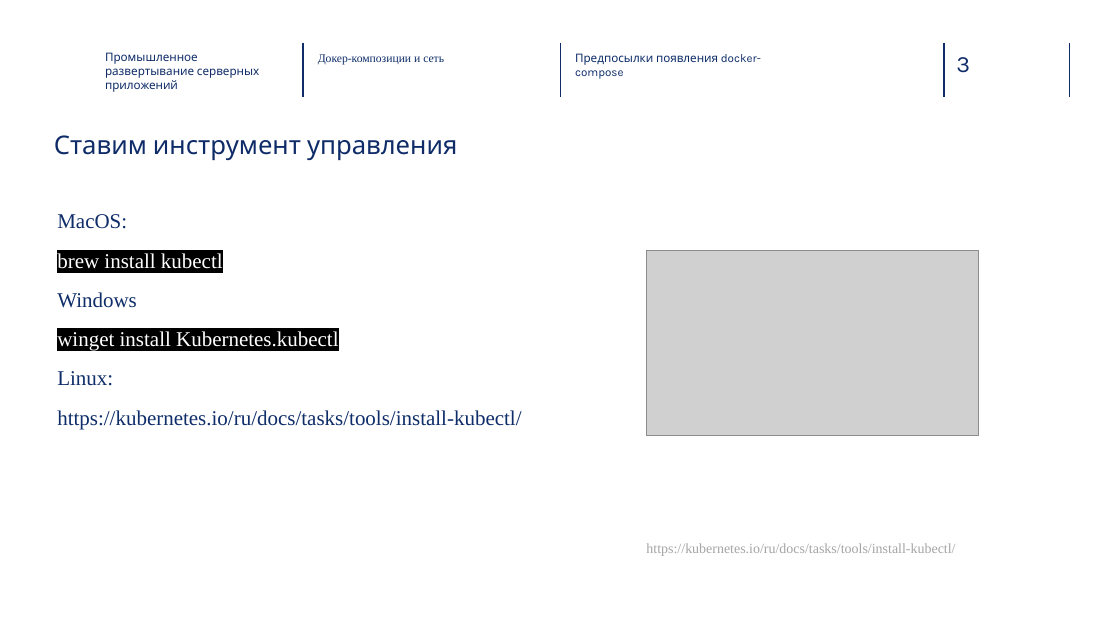
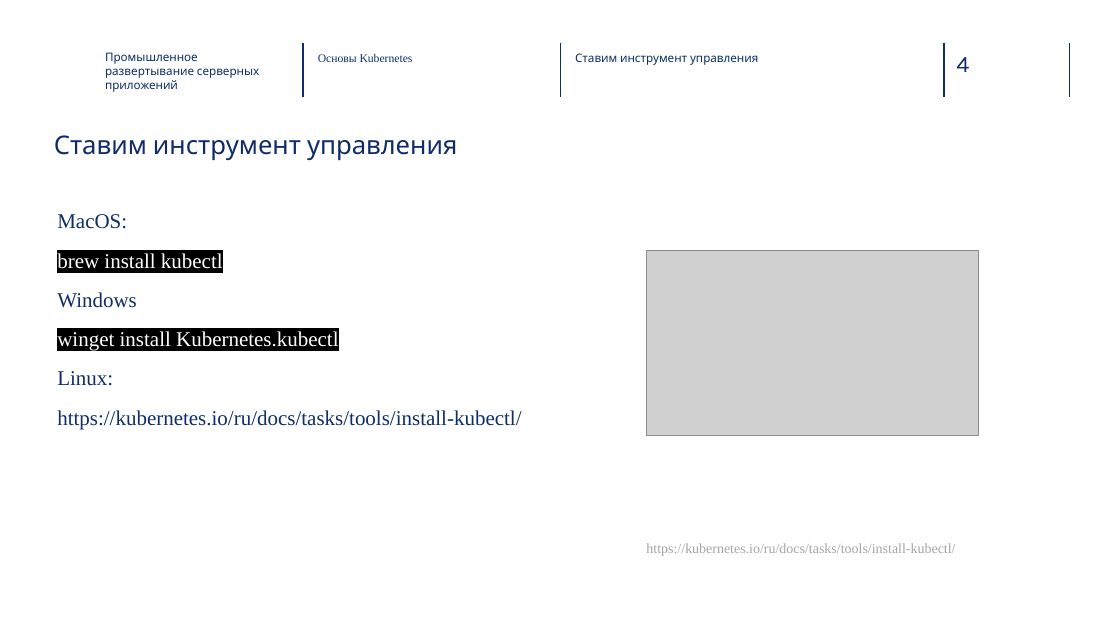
Before and after one commit to Vvil1568/ProductionServerAppDeployment, a slide deck: slide 4 of 3. Основы Кубернетес/presentation.pptx (slide 3 before the commit). Drawn at 1120x630 pixels with LibreOffice and Linux fonts; fonts in the diff are those of the drawing; grey boxes stand for pictures; background and template pictures are left out. Boxes give left, top, right and bottom in pixels: in the first picture for what was removed or moved away, otherwise in the second. Text is boxed around its words. In the diff, an @@ line names an element or a change of style, - is before the commit and + after.

```diff
--- a/3. Основы Кубернетес/presentation.pptx
+++ b/3. Основы Кубернетес/presentation.pptx
@@ text at (318,54,413,62): text changed @@
-Докер-композиции и сеть
+Основы Kubernetes
@@ text at (575,53,758,65): text changed @@
-Предпосылки появления docker-compose
+Ставим инструмент управления
@@ page number at (956,57,969,72): text changed @@
-3
+4
```
Also in this commit, not shown: 15 other slides changed, 1 slide added.
